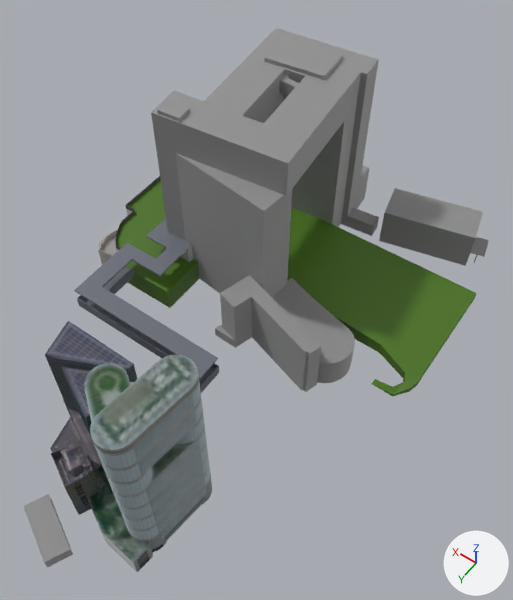
What one commit did to the Blender file comb/city/building3b.blend.
One viewpoint serves both versions: a 50 mm lens placed at (-60.2, 56.2, 82.7), pointed at (-27.8, 10.8, 11.5). Every picture has the same lights, and +X, +Y and +Z are marked at lower right.

The scene before the commit, as lines of its bpy script (objects in view):
```python
me_cube_067 = bpy.data.meshes.new('Cube.067')
me_cube_067.from_pydata(...)  # 250 vertices, 288 faces, 4 loose edges; spans x -2.5..14.9, y -9.1..3.7, z -0.4..1.1
# faces by material slot: [167, 24, 7, 18, 6, 66]
me_cube_067.materials.append(mat_topgreen)  # dark green #4b7418
me_cube_067.materials.append(mat_housefront)  # picture img_housefront
me_cube_067.materials.append(mat_housegate)  # picture img_housegate
me_cube_067.materials.append(mat_housefrontbody)  # picture img_housefrontbody
me_cube_067.materials.append(mat_topgreen_1)  # dark green #4b7418
me_cube_067.materials.append(mat_topwall)  # dark grey #464646
me_cube_095 = bpy.data.meshes.new('Cube.095')
me_cube_095.from_pydata(...)  # 48 vertices, 46 faces; spans x -2.52..0.64, y 1.0..5.42, z -3.79..0.09
me_cube_095.materials.append(mat_covertop)  # grey #6a6e79
me_mesh_001 = bpy.data.meshes.new('Mesh.001')
me_mesh_001.from_pydata(...)  # 76 vertices, 108 faces; spans x -55.8..39.1, y -63.0..68.0, z -28.3..34.5
me_mesh_001.materials.append(mat_standardmaterial_001)  # its picture is missing
ob_back_002 = bpy.data.objects.new('back.002', me_cube_067)
ob_back_002.location = (-41.2, 1.1, 1.0)
ob_back_002.scale = (2.97, 2.97, 2.97)
ob_cover_001 = bpy.data.objects.new('cover.001', me_cube_095)
ob_cover_001.location = (-8.9, 2.8, 6.6)
ob_cover_001.scale = (7.19, 4.69, 1.19)
ob_gov = bpy.data.objects.new('gov', me_mesh_001)
ob_gov.location = (-30.1, 8.0, 4.1)
ob_gov.rotation_euler = (0.0, 0.0, 1.786)  # degrees (0, 0, 102)
ob_gov.scale = (0.148, 0.148, 0.148)
# also in view: 'SIDE2.003' at (-15.7, 20.2, 1.5); 'china' at (-18.6, -8.8, 14.3); 'B353071570201062C0.001' at (-22.7, 45.8, 0.2); 'cover' at (-8.9, 2.8, 4.7); 'B352381569802062F0.002' at (-17.6, 33.2, 1.0)
```
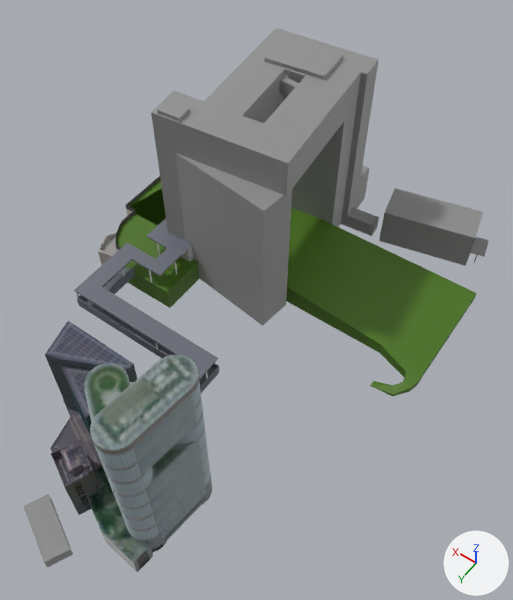
What changed in the scene script:
```text
Change me_cube_067:
    used by ob_back_002; location = (-41.2, 1.1, 1.0); scale = (2.97, 2.97, 2.97)
    remove me_cube_067.from_pydata(...)  # 250 vertices, 288 faces, 4 loose edges; spans x -2.5..14.9, y -9.1..3.7, z -0.4..1.1
    add me_cube_067.from_pydata(...)  # 245 vertices, 275 faces, 4 loose edges; spans x -2.5..14.9, y -9.1..3.7, z -0.4..1.1
    me_cube_067 part 1
    7 vertices are removed from x -2.0..-0.8, y 0.6..1.4, z -0.4..0.1
    24 faces are deleted
    3 vertices in x -0.8, y 1.4..1.7, z -0.4 move by (0.0, 0.1, 0.0)
    2 vertices move from x -1.8, y 0.6, z -0.4..0.1 to x -1.8, y 0.5, z -0.4..0.1
    2 vertices are added at (-1.7, 1.3, -0.2), (-0.8, 1.5, -0.4)
    8 new faces join them, mat_topgreen_1 (dark green #4b7418)
    2 new faces join them, mat_topgreen (dark green #4b7418)
Add me_cube_018:
    me_cube_018.from_pydata(...)  # a box spanning x -0.028..0.013, y -0.043..0.043, z -0.497..0.622
Add me_cube_009:
    me_cube_009.from_pydata(...)  # a box spanning x -0.028..0.004, y -0.043..0.043, z -0.497..0.622
Change ob_gov:
    add ob_gov.hide_set(True)
Add ob_cube_017:
    ob_cube_017 = bpy.data.objects.new('Cube.017', me_cube_018)
    ob_cube_017.location = (-10.1, 12.0, 4.7)
    ob_cube_017.rotation_euler = (0.0, 0.0, 1.571)  # degrees (0, 0, 90)
    ob_cube_017.scale = (2.51, 2.51, 2.97)
Add ob_cube_016:
    ob_cube_016 = bpy.data.objects.new('Cube.016', me_cube_018.copy())
    ob_cube_016.location = (-12.1, 8.8, 4.8)
    ob_cube_016.scale = (2.51, 2.51, 2.97)
Add ob_cube_008:
    ob_cube_008 = bpy.data.objects.new('Cube.008', me_cube_009)
    ob_cube_008.location = (-27.0, 20.7, 4.7)
    ob_cube_008.scale = (2.51, 2.51, 2.97)
```

Boxes (x1, y1, x2, y2) around the edits, measured in the pictures (513 x 600 px):
'gov', hidden: before (215, 275, 355, 392)
'Cube.016', added: after (174, 262, 177, 275)
'Cube.017', added: after (149, 270, 152, 282)
part 1 of me_cube_067, cut back: before (371, 345, 424, 396); after (370, 345, 424, 396)
